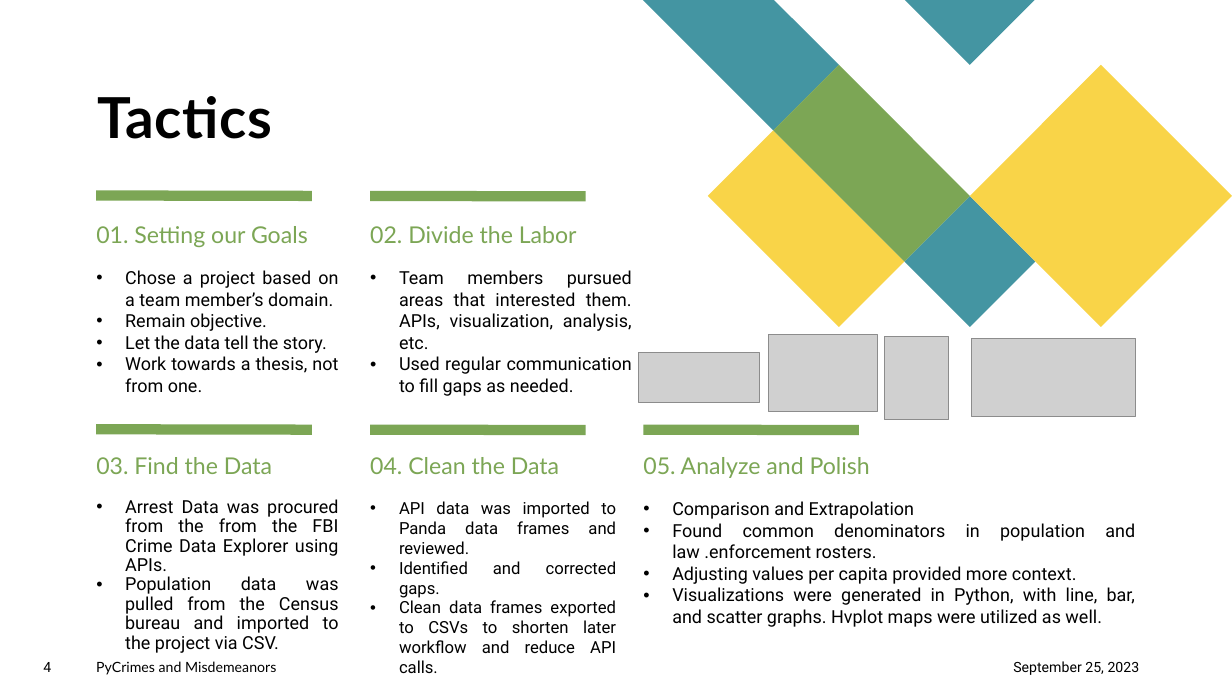
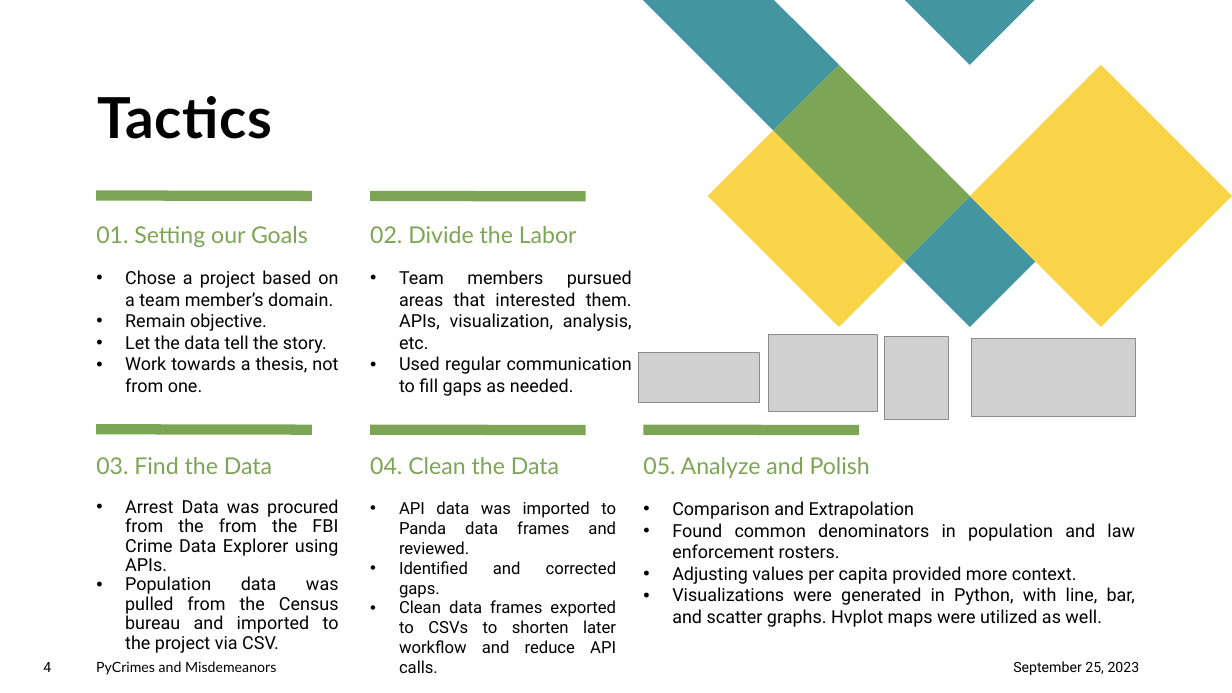
Before and after one commit to S-Bonillas/P1-PyCrimes_and_Misdemeanors, a slide deck: slide 4 of PyCrimes_Final/PyCrimes_Presentation.pptx. Drawn at 1232x693 pixels with LibreOffice and Linux fonts; fonts in the diff are those of the drawing; grey boxes stand for pictures. Boxes give left, top, right and bottom in pixels: in the first picture for what was removed or moved away, otherwise in the second. Text is boxed around its words. In the diff, an @@ line names an element or a change of style, - is before the commit and + after.

Commit message:
Updated Presentation

```diff
--- a/PyCrimes_Final/PyCrimes_Presentation.pptx
+++ b/PyCrimes_Final/PyCrimes_Presentation.pptx
@@ text at [672, 523, 1135, 558]: text changed @@
-• Found common denominators in population and law .enforcement rosters.
+• Found common denominators in population and law enforcement rosters.
```
Also in this commit, not shown: 3 other slides changed, 1 other file.
